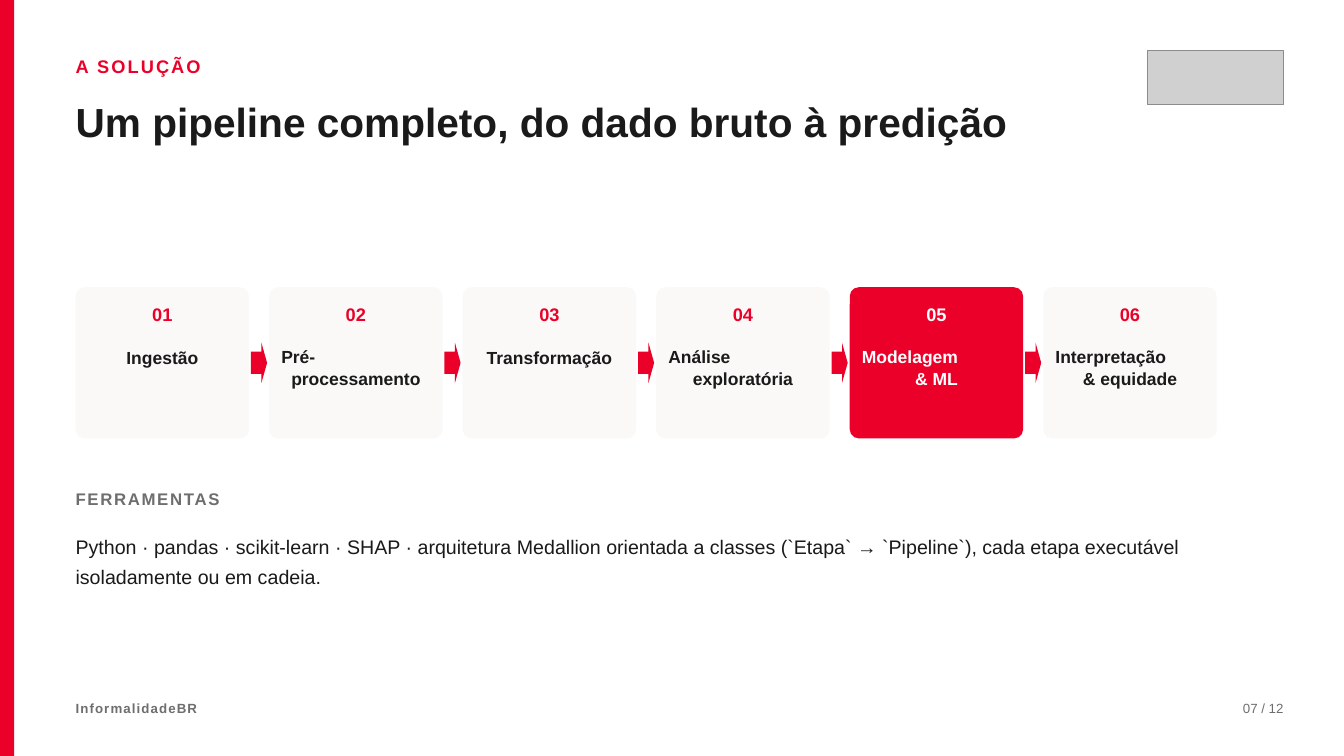
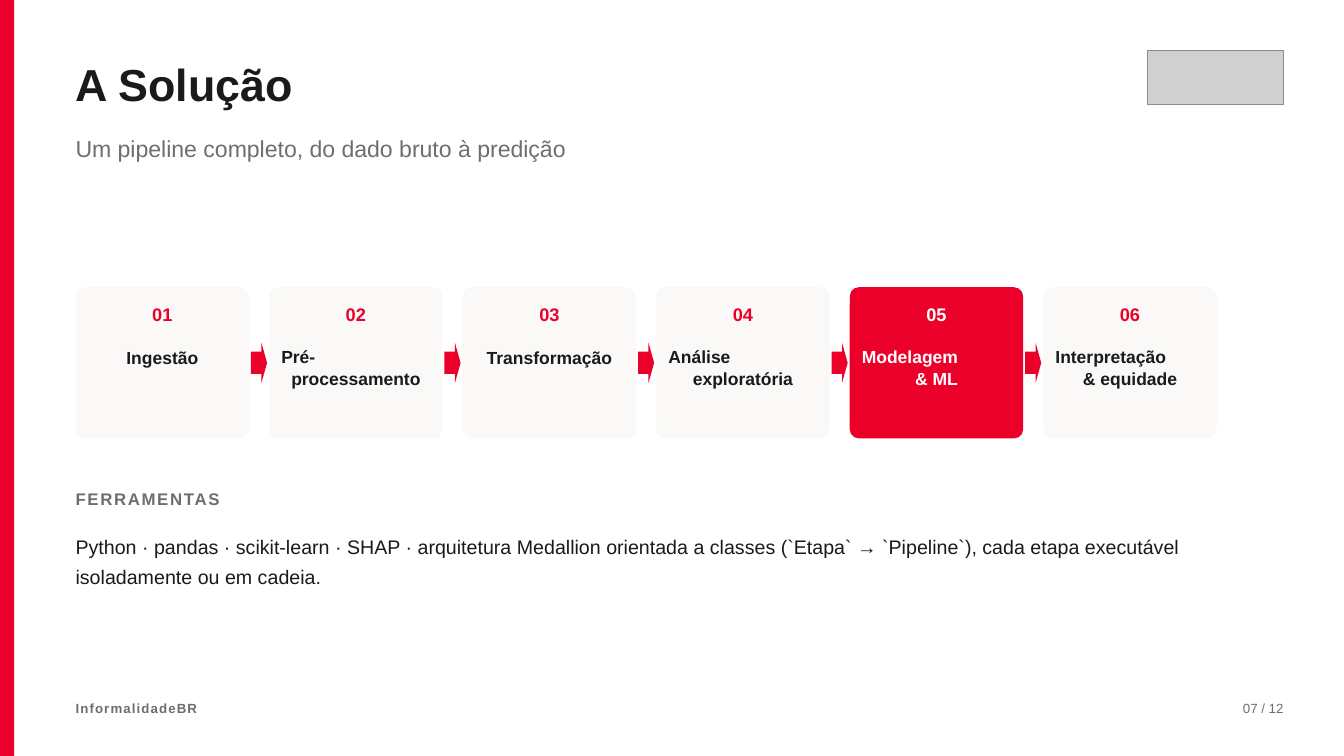
Before and after one commit to gui-ramon/pipeline-hands-on-engenharia-de-dados, a slide deck: slide 7 of apresentacao/InformalidadeBR - Apresentacao.pptx. Drawn at 1344x756 pixels with LibreOffice and Linux fonts; fonts in the diff are those of the drawing; grey boxes stand for pictures. Boxes give left, top, right and bottom in pixels: in the first picture for what was removed or moved away, otherwise in the second. Text is boxed around its words. In the diff, an @@ line names an element or a change of style, - is before the commit and + after.

```diff
--- a/apresentacao/InformalidadeBR - Apresentacao.pptx
+++ b/apresentacao/InformalidadeBR - Apresentacao.pptx
@@ text at [76, 68, 293, 110]: text changed; size 13 to 32 pt; text colour #EB0029 to #1A1A1A @@
-A SOLUÇÃO
+A Solução
@@ text "Um pipeline completo, do dado ...": place and size @@
-text "Um pipeline completo, do dado ..." at [76, 107, 1007, 145]
+text "Um pipeline completo, do dado ..." at [76, 140, 565, 162]
@@ text "Um pipeline completo, do dado ..." at [76, 140, 565, 162]: size 29 to 16.5 pt, text colour #1A1A1A to #6E6E6E, bold off; line spacing 1.02 to 1.2 @@
```
Also in this commit, not shown: 10 other slides changed, 1 slide added, 7 other files.
